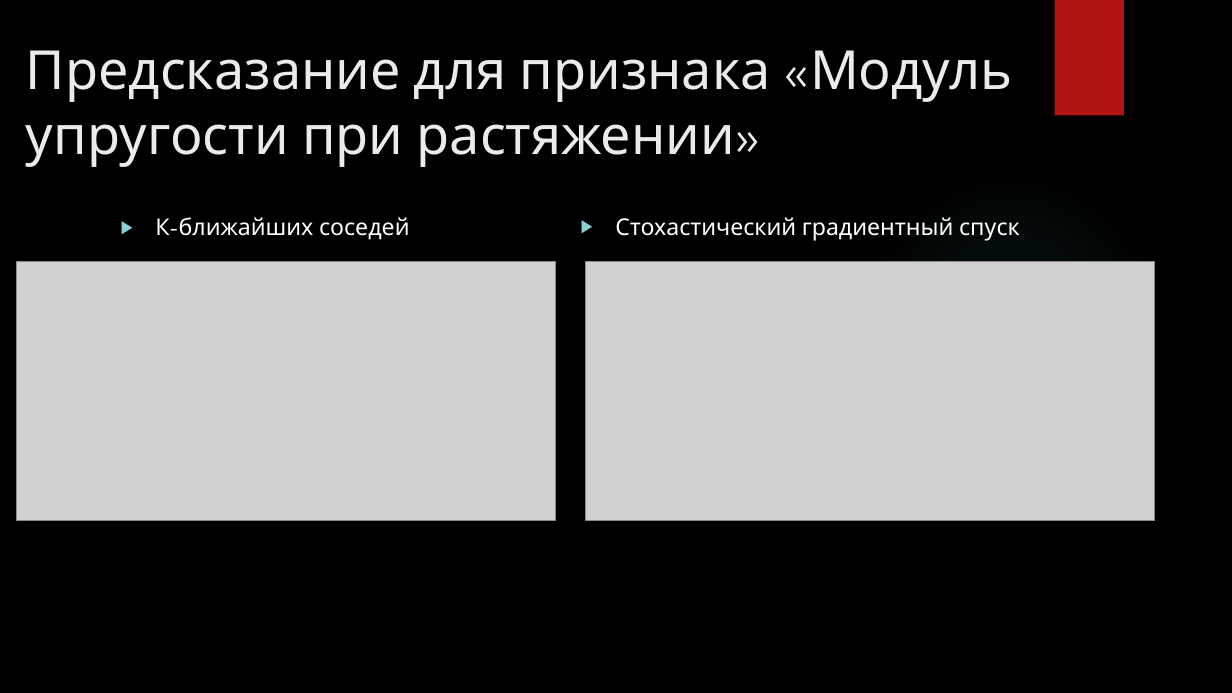
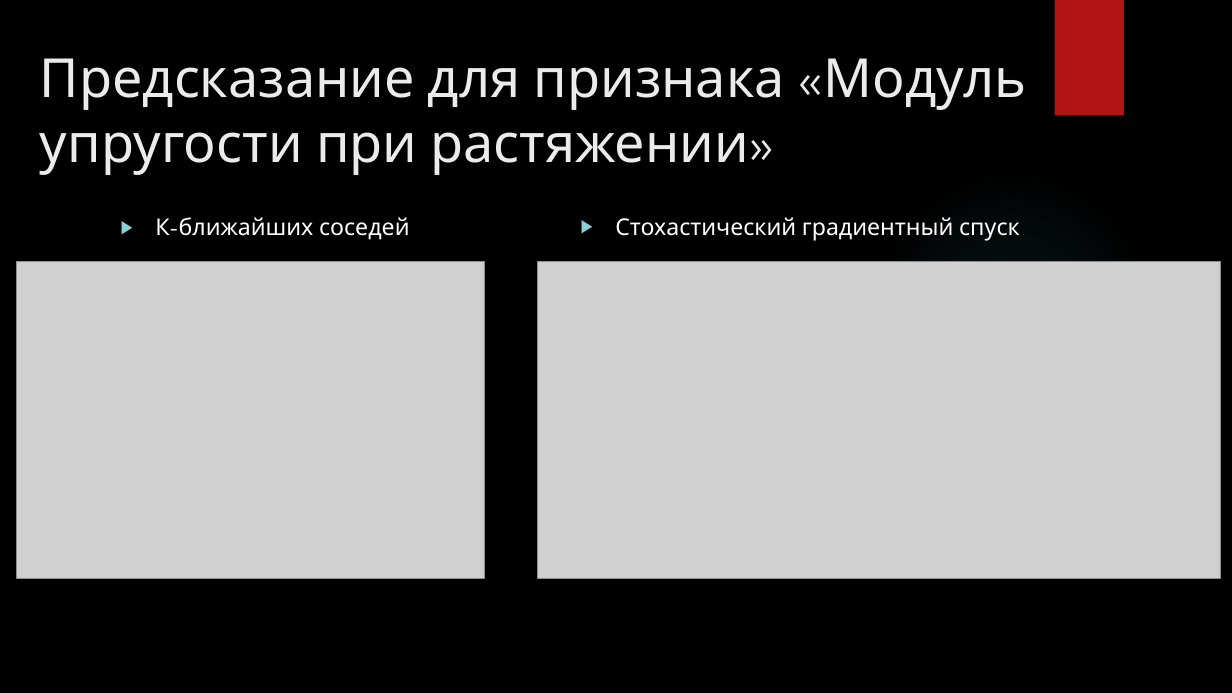
Before and after one commit to vsevolod008/bmstu_qualifying_work, a slide deck: slide 11 of Презентация_Терещук_ВО.pptx. Drawn at 1232x693 pixels with LibreOffice and Linux fonts; fonts in the diff are those of the drawing; grey boxes stand for pictures; background and template pictures are left out. Boxes give left, top, right and bottom in pixels: in the first picture for what was removed or moved away, otherwise in the second. Text is boxed around its words. In the diff, an @@ line names an element or a change of style, - is before the commit and + after.

```diff
--- a/Презентация_Терещук_ВО.pptx
+++ b/Презентация_Терещук_ВО.pptx
@@ title "Предсказание для признака «Модуль упругости ...": place and size @@
-title "Предсказание для признака «Модуль упругости ..." at [26,50,1012,167]
+title "Предсказание для признака «Модуль упругости ..." at [40,58,1026,175]
@@ picture: place and size @@
-picture at [17,262,555,520]
+picture at [17,262,485,578]
@@ picture: place and size @@
-picture at [586,262,1155,520]
+picture at [538,262,1221,578]
```
Also in this commit, not shown: 3 other slides changed, 2 slides added, 16 other files.
